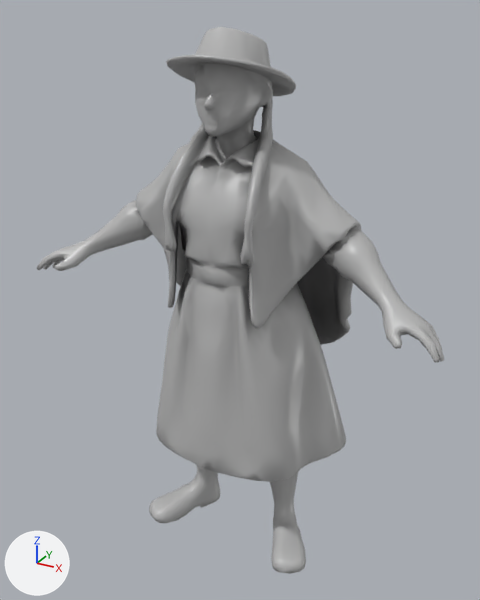
One commit to the glTF model app/story/models/campesina.glb: the scene before it, then after it.
The view is the same before and after, from a 50 mm lens placed at (0.949, -1.776, 1.759), pointed at (-0.024, -0.005, 0.874). Lighting does not change. The marker at lower left points along +X, +Y and +Z. The first picture is the older version. Vertices at exactly the same position are counted once.

Before the edit, the objects in view are built like this:
```python
me_model_001 = bpy.data.meshes.new('model.001')
me_model_001.from_pydata(...)  # 3985 vertices, 8000 faces; spans x -0.68..0.68, y -0.27..0.27, z 0.0..1.71
me_model_001.materials.append(mat_model)
ob_campesina = bpy.data.objects.new('Campesina', me_model_001)
ob_campesina.location = (0.0, 0.0, 0.0)
```
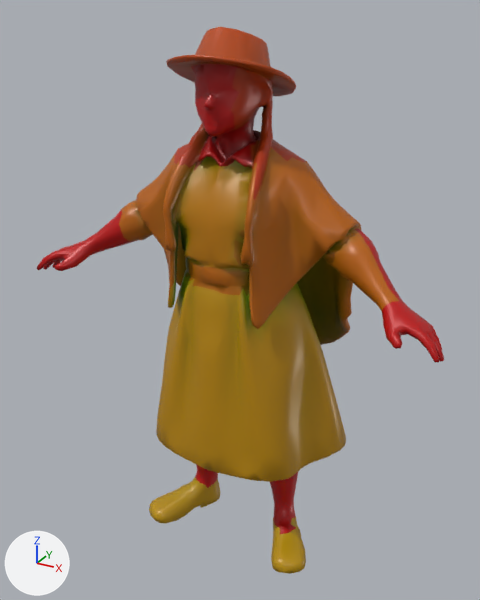
Where the change shows, as pixel boxes [x1, y1, x2, y2] in the pictures (480 x 600 px):
```json
{"part": 1, "of": "me_model_001", "change": "recoloured", "before": [119, 28, 399, 343], "after": [119, 28, 399, 343], "on screen": "white to orange"}
{"part": 2, "of": "me_model_001", "change": "recoloured", "before": [149, 218, 346, 574], "after": [149, 218, 346, 574], "on screen": "darker"}
{"part": 3, "of": "me_model_001", "change": "recoloured", "before": [175, 107, 264, 293], "after": [175, 107, 264, 293]}
{"part": 4, "of": "me_model_001", "change": "recoloured", "before": [37, 27, 444, 534], "after": [37, 27, 444, 534]}
{"part": 5, "of": "me_model_001", "change": "recoloured", "before": [53, 62, 360, 345], "after": [53, 62, 360, 345]}
```

Edits to the scene script, one JSON object a line:
```json
{"block": "me_model_001", "where": "me_model_001.from_pydata(...)  # 3985 vertices, 8000 faces; spans x -0.68..0.68, y -0.27..0.27, z 0.0..1.71"}
{"block": "me_model_001", "where": "# used by ob_campesina; location = (0.0, 0.0, 0.0)"}
{"block": "me_model_001", "change": "me_model_001 part 1: 1542 faces centred in x -0.42..0.52, y -0.25..0.26, z 0.62..1.69 are repainted in the vertex colours; the middle colour goes from white #fbfbfb to orange #fb8900"}
{"block": "me_model_001", "change": "me_model_001 part 2: 1272 faces centred in x -0.36..0.36, y -0.26..0.27, z 0.0..1.19 are repainted in the vertex colours; the middle colour goes from white #fefefe to yellow #febc00"}
{"block": "me_model_001", "change": "me_model_001 part 3: 1824 faces centred in x -0.35..0.35, y -0.23..0.24, z 0.49..1.51 are repainted in the vertex colours; the middle colour goes from dark grey #484848 to green #488900"}
{"block": "me_model_001", "change": "me_model_001 part 4: 1645 faces centred in x -0.68..0.68, y -0.27..0.07, z 0.07..1.71 are repainted in the vertex colours; the middle colour goes from white #f8f8f8 to red #f80000"}
{"block": "me_model_001", "change": "me_model_001 part 5: 1717 faces centred in x -0.66..0.66, y -0.24..0.26, z 0.36..1.63 are repainted in the vertex colours; the middle colour goes from grey #ababab to yellow #ab8900"}
```
